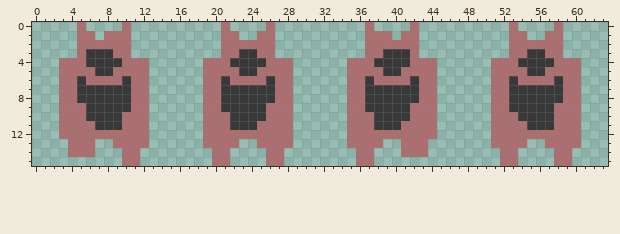
Two states of a pixel-art sprite, gfx/anim.png. The picture above was drawn from the file before the commit.
The file is 64x16 pixels.
Now the later version:
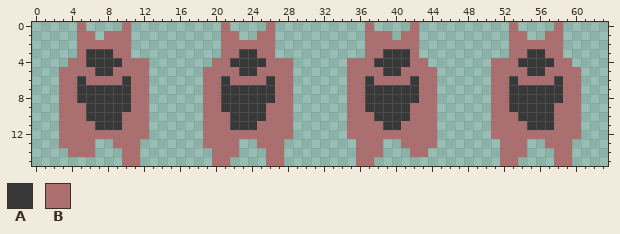
Palette (. is transparent): A #383838  B #ac6e6e
Changes in this commit:
@@ x 0..63 @@
  3 .....BAAABB..........BBAABB..........BBAAAB..........BBAABB.....
- 4 ...BBBAAAABBB......BBBAAAABBB......BBBAAAABBB......BBBAAAABBB...
+ 4 ....BBAAAABBB.......BBAAAABBB......BBBAAAABB.......BBBAAAABB....
  5 ...BBBBAABBBB......BBBBAABBBB......BBBBAABBBB......BBBBAABBBB...
@@ x 0..63 @@
 10 ...BBBAAAABBB......BBBAAAABBB......BBBAAAABBB......BBBAAAABBB...
-11 ...BBBBAAABBB......BBBAAABBBB......BBBAAABBBB......BBBBAAABBB...
+11 ...BBBBAAABBB......BBBAAABBBB......BBBBAABBBB......BBBBAAABBB...
 12 ...BBBBBBBBBB......BBBBBBBBBB......BBBBBBBBBB......BBBBBBBBBB...
-13 ....BBB..BBBB......BBBB..BBBB......BBBB..BBB.......BBBB..BBBB...
-14 ....BBB...BB........BB....BB........BB...BBB........BB....BB....
+13 ...BBBB..BBB.......BBBB..BBB........BBB..BBBB.......BBB..BBB....
+14 ....BBB...BB........BBB...BB........BBB...BB........BBB...BB....
 15 ..........BB........BB....BB........BB..............BB....BB....
